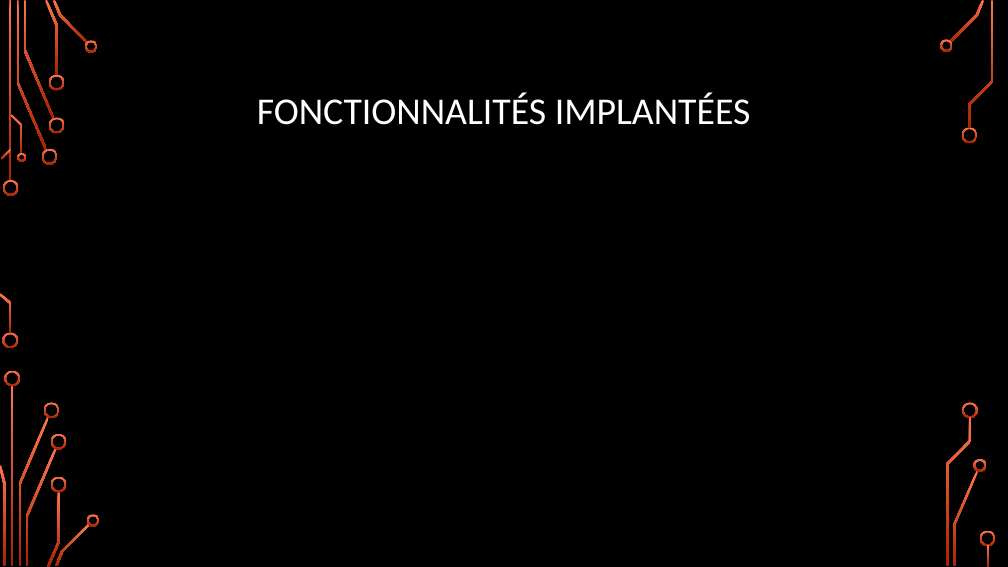
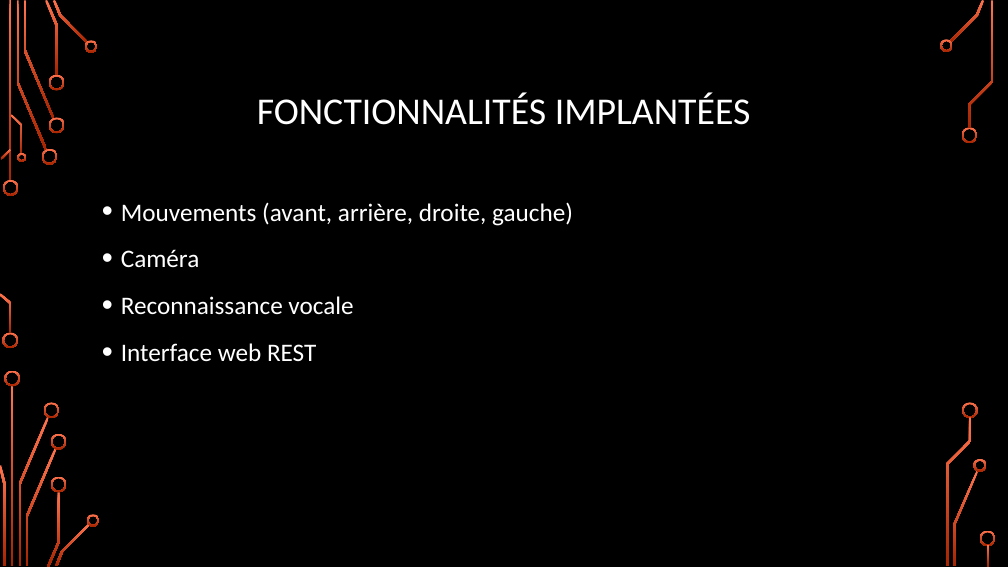
Before and after one commit to zipang29/gopiwan, a slide deck: slide 4 of Documents/diaporama_soutenance.pptx. Drawn at 1008x567 pixels with LibreOffice and Linux fonts; fonts in the diff are those of the drawing; background and template pictures are left out. Boxes give left, top, right and bottom in pixels: in the first picture for what was removed or moved away, otherwise in the second. Text is boxed around its words. In the diff, an @@ line names an element or a change of style, - is before the commit and + after.

```diff
--- a/Documents/diaporama_soutenance.pptx
+++ b/Documents/diaporama_soutenance.pptx
@@ text added at <box>121,202,573,361</box>, 24 pt, text #FFFFFF @@
+• Mouvements (avant, arrière, droite, gauche)
+• Caméra
+• Reconnaissance vocale
+• Interface web REST
```
Also in this commit, not shown: 3 other slides changed, 1 slide added, 1 slide removed.
